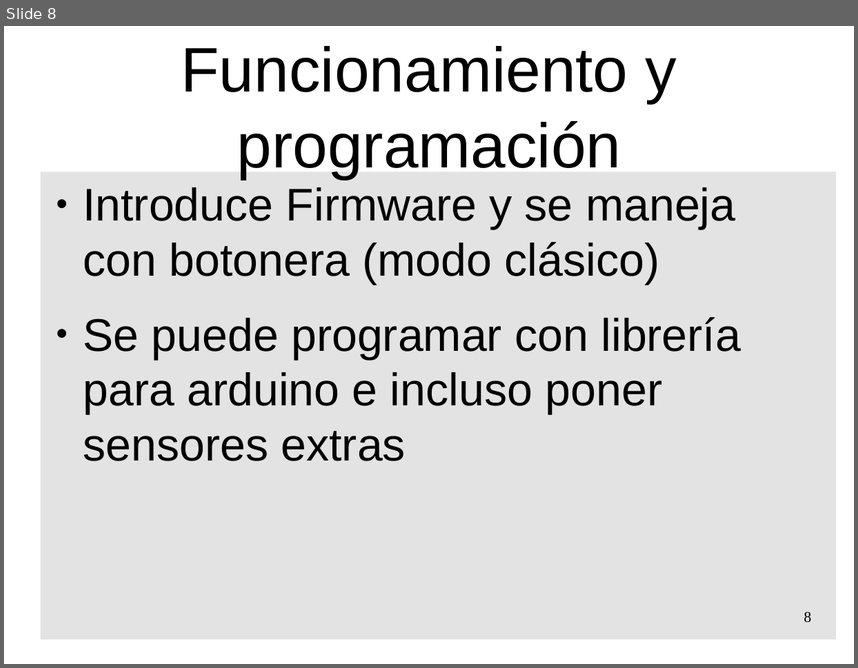
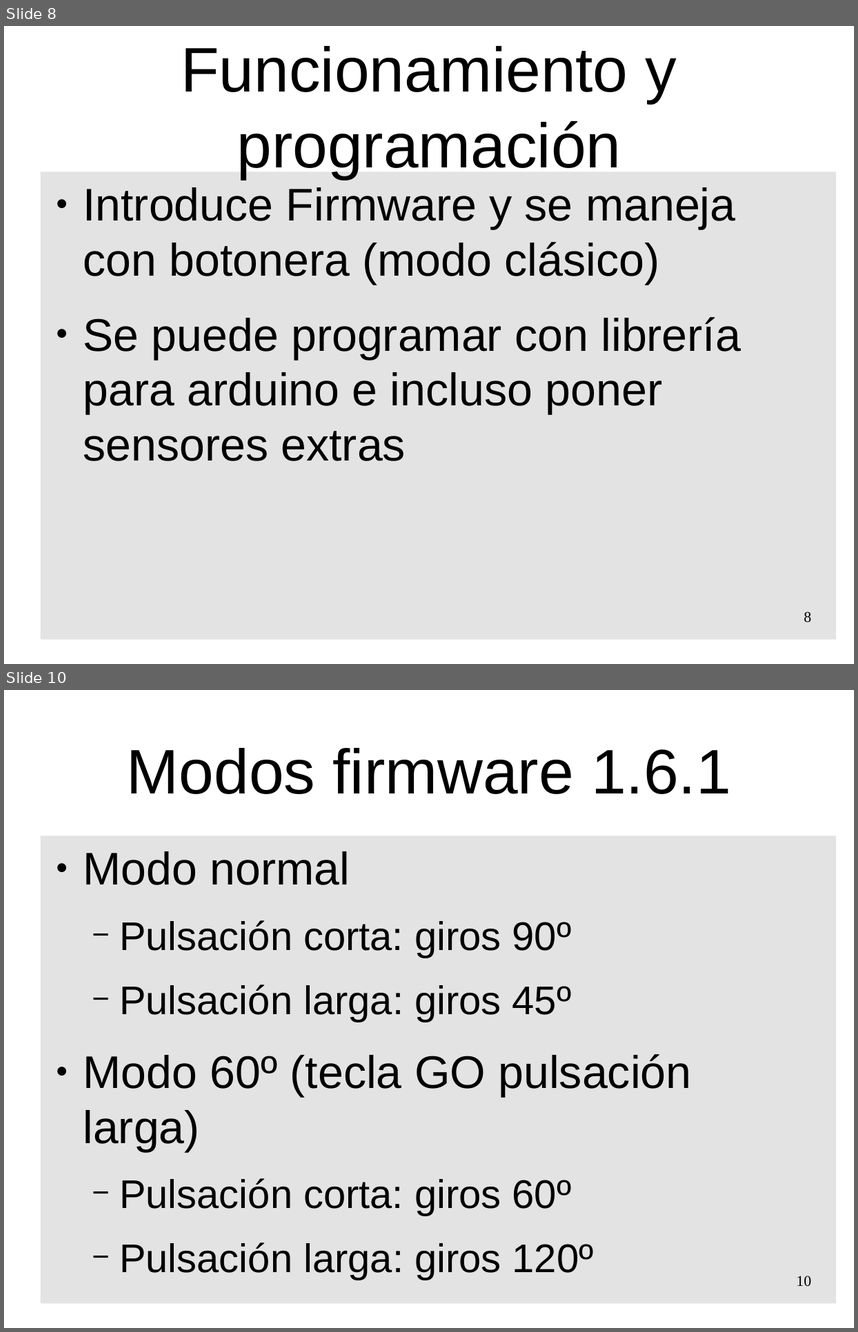
Before and after one commit to pedroruizf/taller_escornabot, a slide deck: presentacion_taller_escornabot.odp. Shown one above the other, each under a label of ours: slide 8 before the commit, slides 8 and 10 after it; the slides between them are not shown. The pictures are 858x668 and 858x1332 pixels, drawn with LibreOffice and Linux fonts; fonts in the diff are those of the drawing; background and template pictures are left out. Boxes give left, top, right and bottom in pixels: in the first picture for what was removed or moved away, otherwise in the second. Text is boxed around its words. In the diff, an @@ line names an element or a change of style, - is before the commit and + after.

```diff
--- a/presentacion_taller_escornabot.odp
+++ b/presentacion_taller_escornabot.odp
@@ slide 10 added at [4, 690, 854, 1328], background #FFFFFF; not listed: 1 template element that a slide beside it also shows @@
@@ title added at [127, 748, 731, 794], 58.7 pt, text #000000 @@
+Modos firmware 1.6.1
@@ text added at [83, 851, 691, 1280], 37.3 pt, text #000000 @@
+● Modo normal
+  − Pulsación corta: giros 90º
+  − Pulsación larga: giros 45º
+● Modo 60º (tecla GO pulsación larga)
+  − Pulsación corta: giros 60º
+  − Pulsación larga: giros 120º
@@ page number added at [796, 1276, 811, 1287], 14 pt, text #000000 @@
+10
```
Also in this commit, not shown: 2 other slides added, 1 other file.
